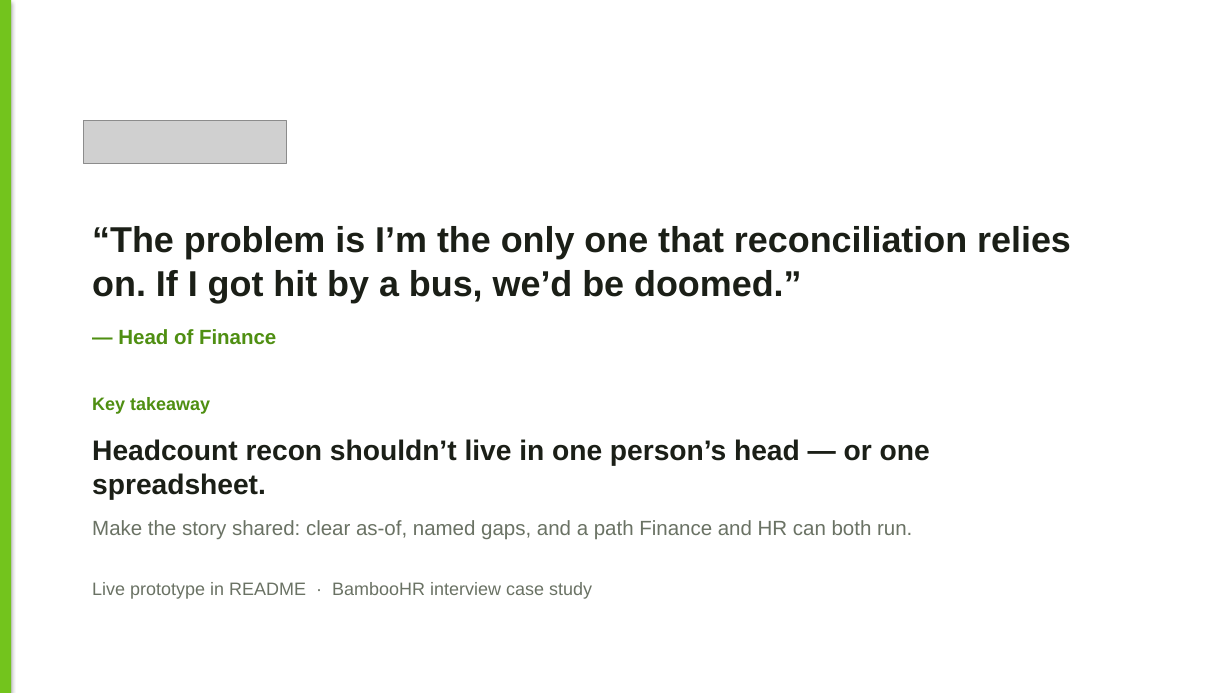
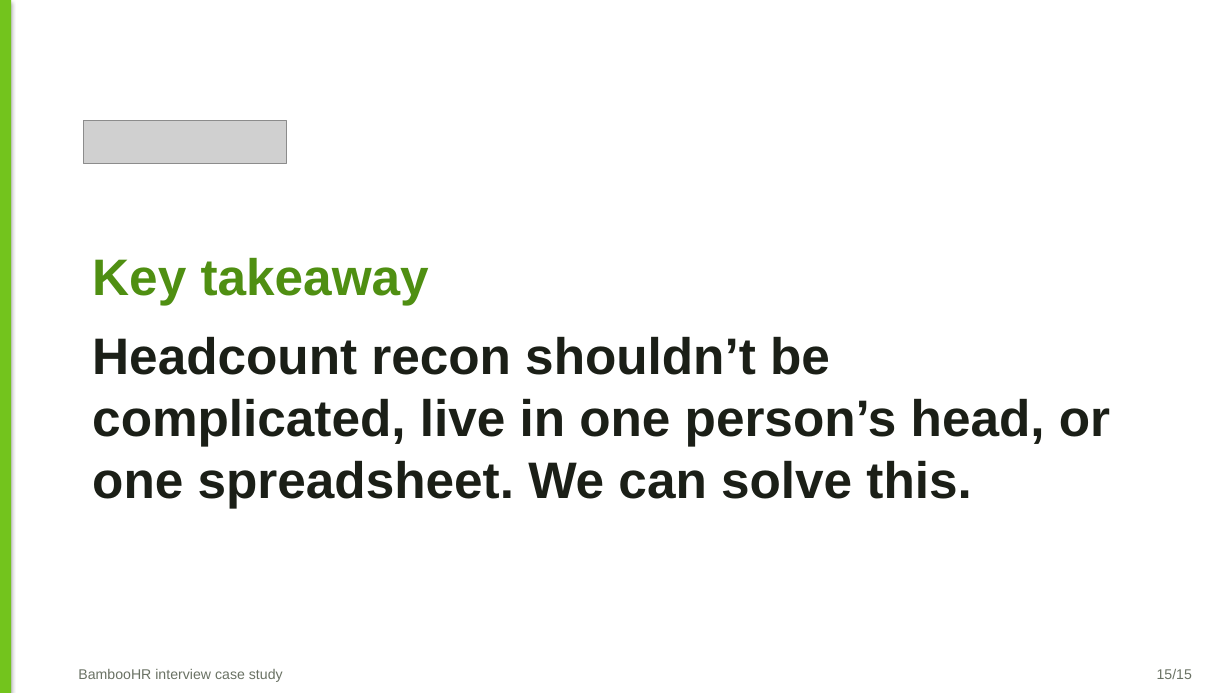
Before and after one commit to Brigdawg/Headcount-Reconciliation, a slide deck: slide 15 of deck/Headcount_Control_Tower_Case_Study.pptx (slide 14 before the commit). Drawn at 1232x693 pixels with LibreOffice and Linux fonts; fonts in the diff are those of the drawing; grey boxes stand for pictures. Boxes give left, top, right and bottom in pixels: in the first picture for what was removed or moved away, otherwise in the second. Text is boxed around its words. In the diff, an @@ line names an element or a change of style, - is before the commit and + after.

Commit message:
Add a Background primer slide after the title.
Briefly define headcount reconciliation and why the number matters before the problem slide.

```diff
--- a/deck/Headcount_Control_Tower_Case_Study.pptx
+++ b/deck/Headcount_Control_Tower_Case_Study.pptx
@@ text "Key takeaway": place and size @@
-text "Key takeaway" at (92,397,930,539)
+text "Key takeaway" at (92,257,1110,508)
@@ text removed at (92,226,1071,345) @@
-“The problem is I’m the only one that reconciliation relies on. If I got hit by a bus, we’d be doomed.”
-— Head of Finance
@@ text at (92,257,429,305): size 14 to 40 pt in "Key takeaway" @@
@@ text at (92,336,1110,508): text changed; size 16 to 40 pt; text colour #6A7264 to #1B1F17; bold on @@
-Headcount recon shouldn’t live in one person’s head — or one spreadsheet.
-Make the story shared: clear as-of, named gaps, and a path Finance and HR can both run.
+Headcount recon shouldn’t be complicated, live in one person’s head, or one spreadsheet. We can solve this.
@@ text at (78,669,283,682): text changed; size 14 to 11 pt @@
-Live prototype in README · BambooHR interview case study
+BambooHR interview case study
@@ text added at (1157,669,1192,679), 11 pt, text #6A7264 @@
+15/15
```
Also in this commit, not shown: 12 other slides changed, 1 slide added.
